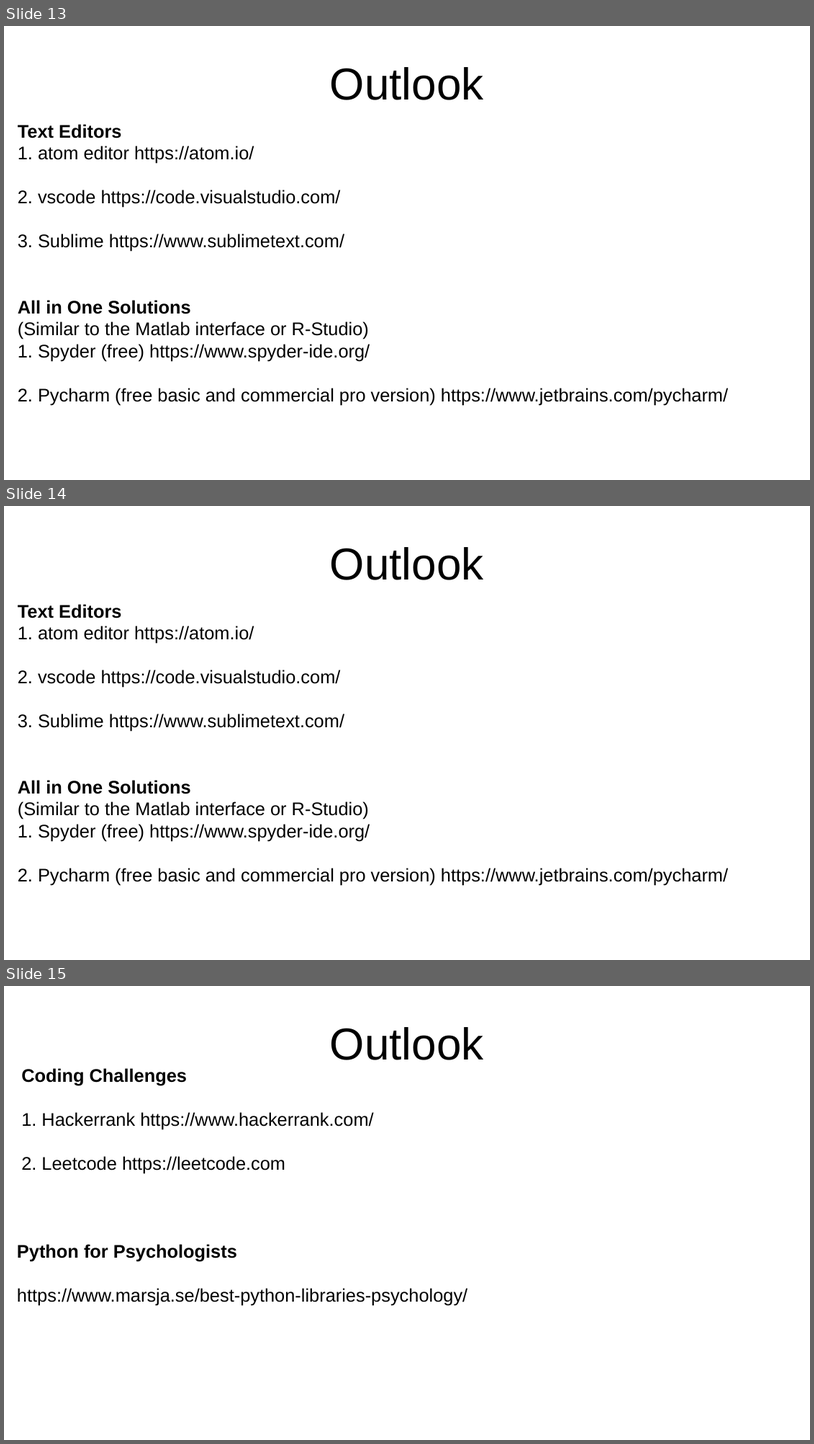
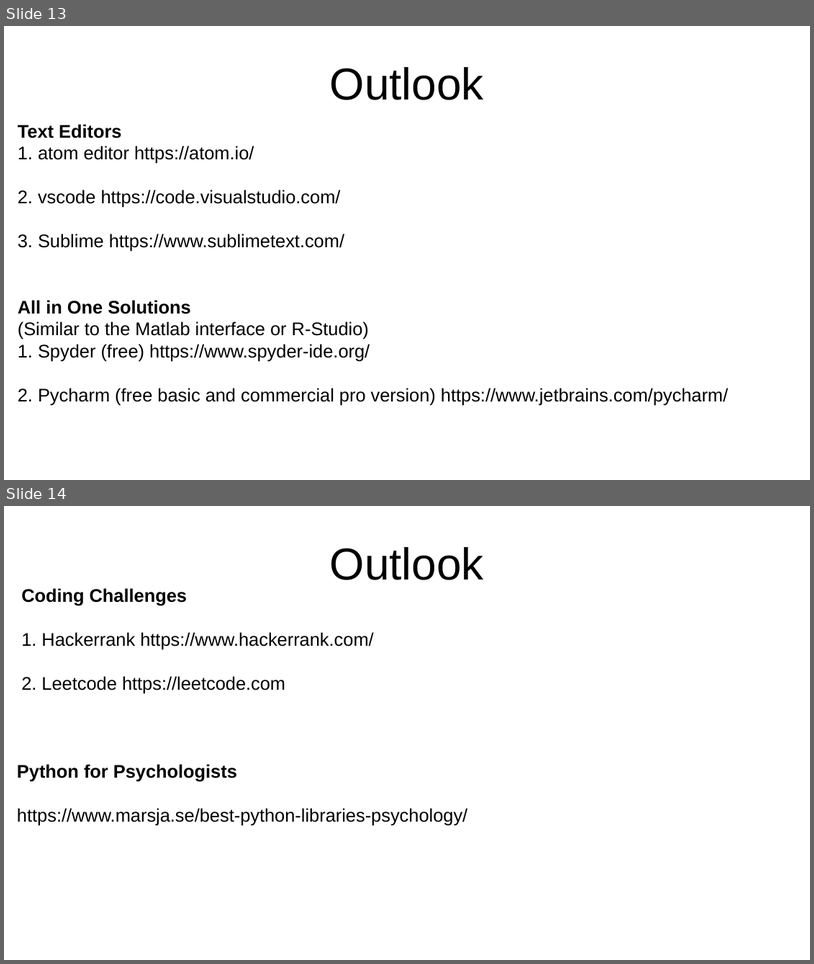
Before and after one commit to TimoFlesch/intro2python, a slide deck: slides.odp. Shown one above the other, each under a label of ours: slides 13, 14 and 15 before the commit, slides 13 and 14 after it. The pictures are 814x1444 and 814x964 pixels, drawn with LibreOffice and Linux fonts; fonts in the diff are those of the drawing. Boxes give left, top, right and bottom in pixels: in the first picture for what was removed or moved away, otherwise in the second. Text is boxed around its words. In the diff, an @@ line names an element or a change of style, - is before the commit and + after.

```diff
--- a/slides.odp
+++ b/slides.odp
@@ slide 14 removed at bbox=[4, 506, 810, 960], background #FFFFFF @@
@@ title removed at bbox=[330, 547, 484, 580] @@
-Outlook
@@ text removed at bbox=[18, 604, 728, 885] @@
-Text Editors
-1. atom editor https://atom.io/
-2. vscode https://code.visualstudio.com/
-3. Sublime https://www.sublimetext.com/
-All in One Solutions
-(Similar to the Matlab interface or R-Studio)
-1. Spyder (free) https://www.spyder-ide.org/
-2. Pycharm (free basic and commercial pro version) https://www.jetbrains.com/pycharm/
@@ what was slide 15 is now slide 14 @@
```
Also in this commit, not shown: 1 other slide removed, 14 other files.
